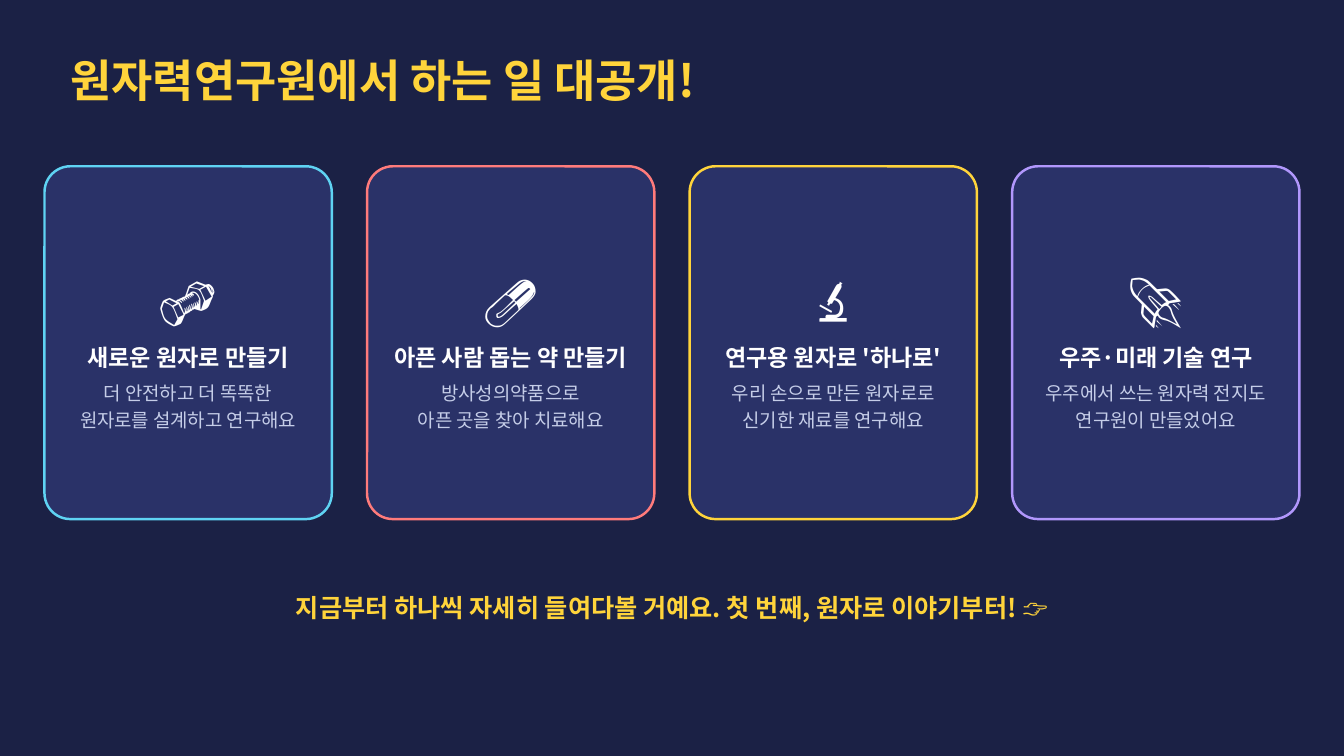
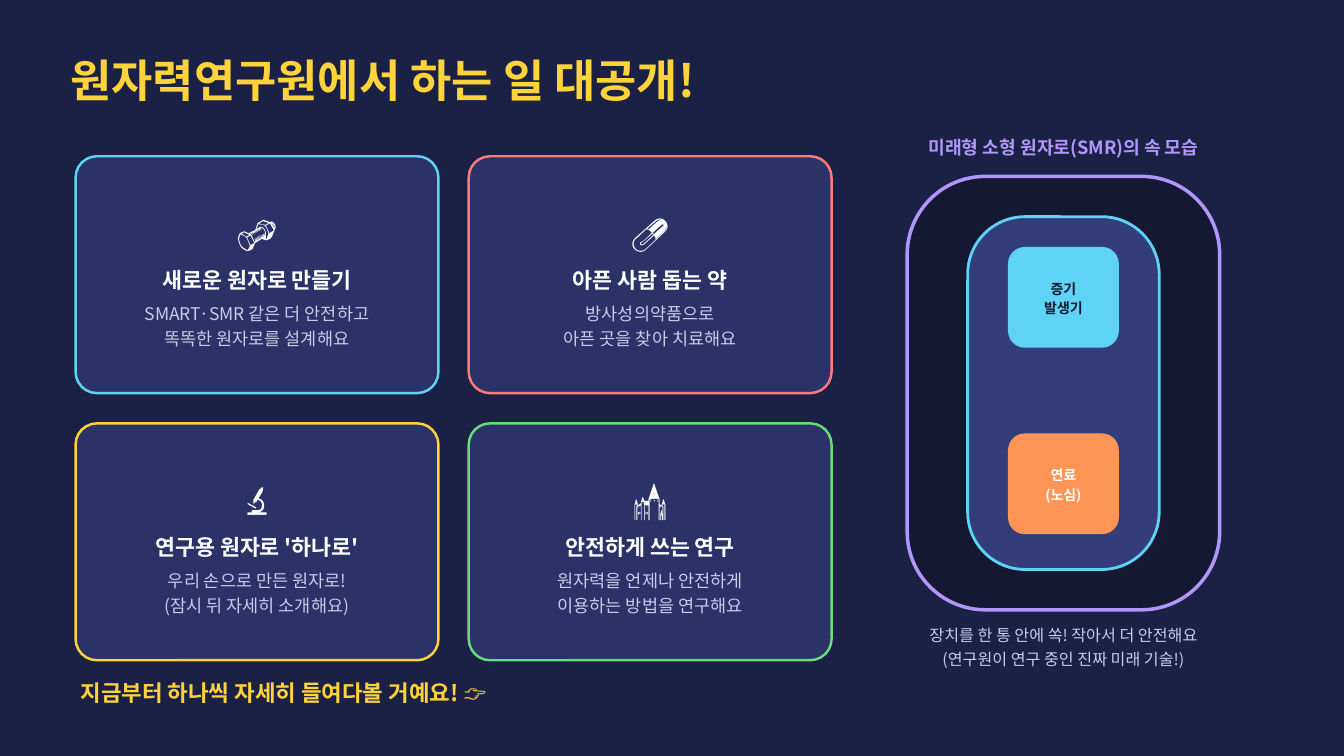
Before and after one commit to parksang-jun/ecture-materials, a slide deck: slide 4 of 강의자료/1일 어린이 연구원_초등 3-4학년용.pptx. Drawn at 1344x756 pixels with LibreOffice and Linux fonts; fonts in the diff are those of the drawing. Boxes give left, top, right and bottom in pixels: in the first picture for what was removed or moved away, otherwise in the second. Text is boxed around its words. In the diff, an @@ line names an element or a change of style, - is before the commit and + after.

```diff
--- a/강의자료/1일 어린이 연구원_초등 3-4학년용.pptx
+++ b/강의자료/1일 어린이 연구원_초등 3-4학년용.pptx
@@ text added at (x1=929, y1=138, x2=1198, y2=158), 13 pt, text #B197FC, bold @@
+미래형 소형 원자로(SMR)의 속 모습
@@ rounded rectangle "🔩" resized from (x1=44, y1=166, x2=332, y2=519) to (x1=76, y1=156, x2=439, y2=393) @@
@@ rounded rectangle "💊" resized from (x1=367, y1=166, x2=654, y2=519) to (x1=469, y1=156, x2=832, y2=393) @@
@@ rounded rectangle added at (x1=907, y1=176, x2=1220, y2=610), fill #141833, outline #B197FC 2.5 pt @@
@@ rounded rectangle added at (x1=968, y1=217, x2=1159, y2=570), fill #333D7A, outline #5FD3F3 2 pt @@
@@ rounded rectangle added at (x1=1008, y1=247, x2=1119, y2=348), fill #5FD3F3, 10 pt, text #141833, bold @@
+증기
+발생기
@@ text in rounded rectangle at (x1=162, y1=270, x2=352, y2=290): size 40 to 28 pt in "🔩"; size 16.5 to 15.5 pt in "새로운 원자로 만들기" @@
@@ text in rounded rectangle at (x1=573, y1=270, x2=727, y2=290): text changed; size 16.5 to 15.5 pt @@
-아픈 사람 돕는 약 만들기
+아픈 사람 돕는 약
@@ text in rounded rectangle at (x1=145, y1=305, x2=369, y2=347): text changed; size 13.5 to 12.5 pt @@
-더 안전하고 더 똑똑한
-원자로를 설계하고 연구해요
+SMART·SMR 같은 더 안전하고
+똑똑한 원자로를 설계해요
@@ text in rounded rectangle at (x1=564, y1=305, x2=736, y2=347): size 40 to 28 pt in "💊"; size 13.5 to 12.5 pt in "방사성의약품으로 아픈 곳을 찾아 치료해요" @@
@@ rounded rectangle "🔬" resized from (x1=690, y1=166, x2=977, y2=519) to (x1=76, y1=423, x2=439, y2=660) @@
@@ rounded rectangle "🏰" resized from (x1=1012, y1=166, x2=1300, y2=519) to (x1=469, y1=423, x2=832, y2=660) @@
@@ rounded rectangle "🏰" at (x1=469, y1=423, x2=832, y2=660): outline #B197FC 1.75 pt to #69DB7C 1.75 pt @@
@@ rounded rectangle added at (x1=1008, y1=434, x2=1119, y2=534), fill #FF9457, 10 pt, text #FFFFFF, bold @@
+연료
+(노심)
@@ text in rounded rectangle at (x1=155, y1=536, x2=359, y2=557): size 40 to 28 pt in "🔬"; size 16.5 to 15.5 pt in "연구용 원자로 '하나로'" @@
@@ text in rounded rectangle at (x1=558, y1=537, x2=742, y2=614): text changed; size 13.5 to 12.5 pt @@
-🚀
-우주·미래 기술 연구
-우주에서 쓰는 원자력 전지도
-연구원이 만들었어요
+🏰
+안전하게 쓰는 연구
+원자력을 언제나 안전하게
+이용하는 방법을 연구해요
@@ text in rounded rectangle at (x1=165, y1=572, x2=349, y2=615): text changed; size 13.5 to 12.5 pt @@
-우리 손으로 만든 원자로로
-신기한 재료를 연구해요
+우리 손으로 만든 원자로!
+(잠시 뒤 자세히 소개해요)
@@ text added at (x1=929, y1=627, x2=1197, y2=668), 11.5 pt, text #C5CDE8 @@
+장치를 한 통 안에 쏙! 작아서 더 안전해요
+(연구원이 연구 중인 진짜 미래 기술!)
@@ text at (x1=81, y1=682, x2=459, y2=703): text changed; size 18 to 16 pt @@
-지금부터 하나씩 자세히 들여다볼 거예요. 첫 번째, 원자로 이야기부터! 👉
+지금부터 하나씩 자세히 들여다볼 거예요! 👉
```
Also in this commit, not shown: 16 other slides changed, 2 slides added, 1 slide removed, 2 other files.
